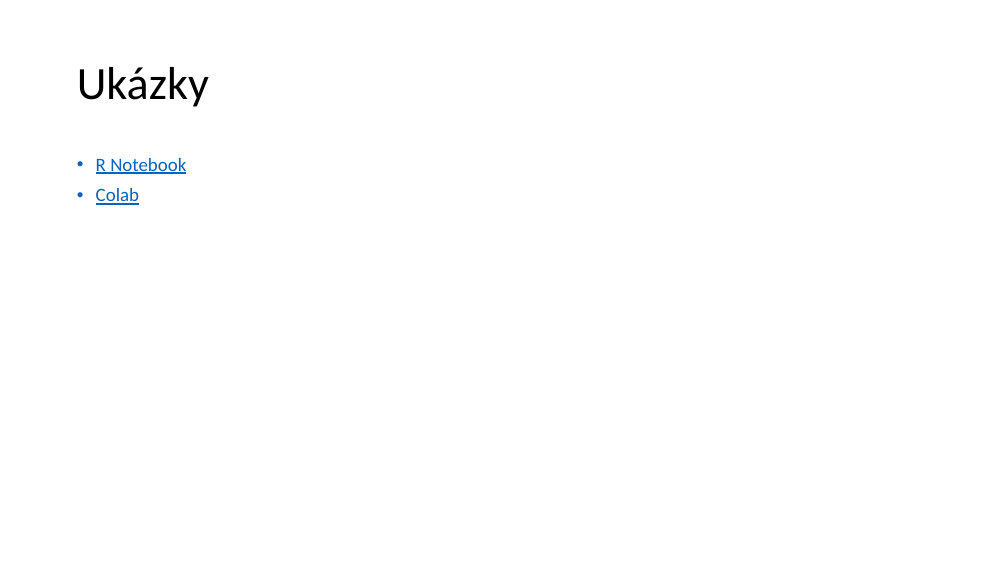
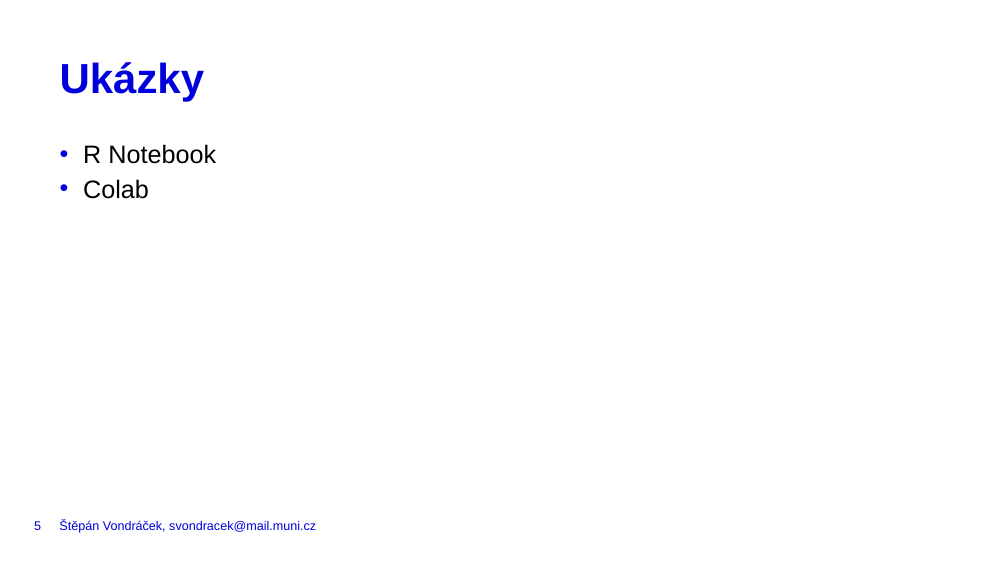
Before and after one commit to VondracekS/ESF_Workshop_BestCodingPractices, a slide deck: slide 5 of BCP_Workshop.pptx. Drawn at 1008x567 pixels with LibreOffice and Linux fonts; fonts in the diff are those of the drawing. Boxes give left, top, right and bottom in pixels: in the first picture for what was removed or moved away, otherwise in the second. Text is boxed around its words. In the diff, an @@ line names an element or a change of style, - is before the commit and + after.

Commit message:
moving presentation to MUNI template§

```diff
--- a/BCP_Workshop.pptx
+++ b/BCP_Workshop.pptx
@@ title "Ukázky" moved from (x1=77, y1=67, x2=209, y2=107) to (x1=60, y1=62, x2=205, y2=101) @@
@@ title "Ukázky" at (x1=60, y1=62, x2=205, y2=101): size 44 to 40 pt, font Calibri to Arial, text colour #000000 to #0000DC, bold on; line spacing 0.9 to 40pt; vertical alignment middle to top @@
@@ text "R Notebook" moved from (x1=96, y1=158, x2=186, y2=205) to (x1=83, y1=144, x2=216, y2=199) @@
@@ text "R Notebook" at (x1=83, y1=144, x2=216, y2=199): size 18 to 24 pt, font Calibri to Arial, text colour #0563C1 to #000000, underline off; indent changed; line spacing 0.9 to 1.14; less space between paragraphs @@
@@ page number added at (x1=34, y1=521, x2=41, y2=530), 12 pt, text #0000DC @@
+5
@@ text added at (x1=59, y1=520, x2=316, y2=533), 12 pt, text #0000DC @@
+Štěpán Vondráček, svondracek@mail.muni.cz
```
Also in this commit, not shown: 12 other slides changed, 6 slides added, 8 slides removed.
